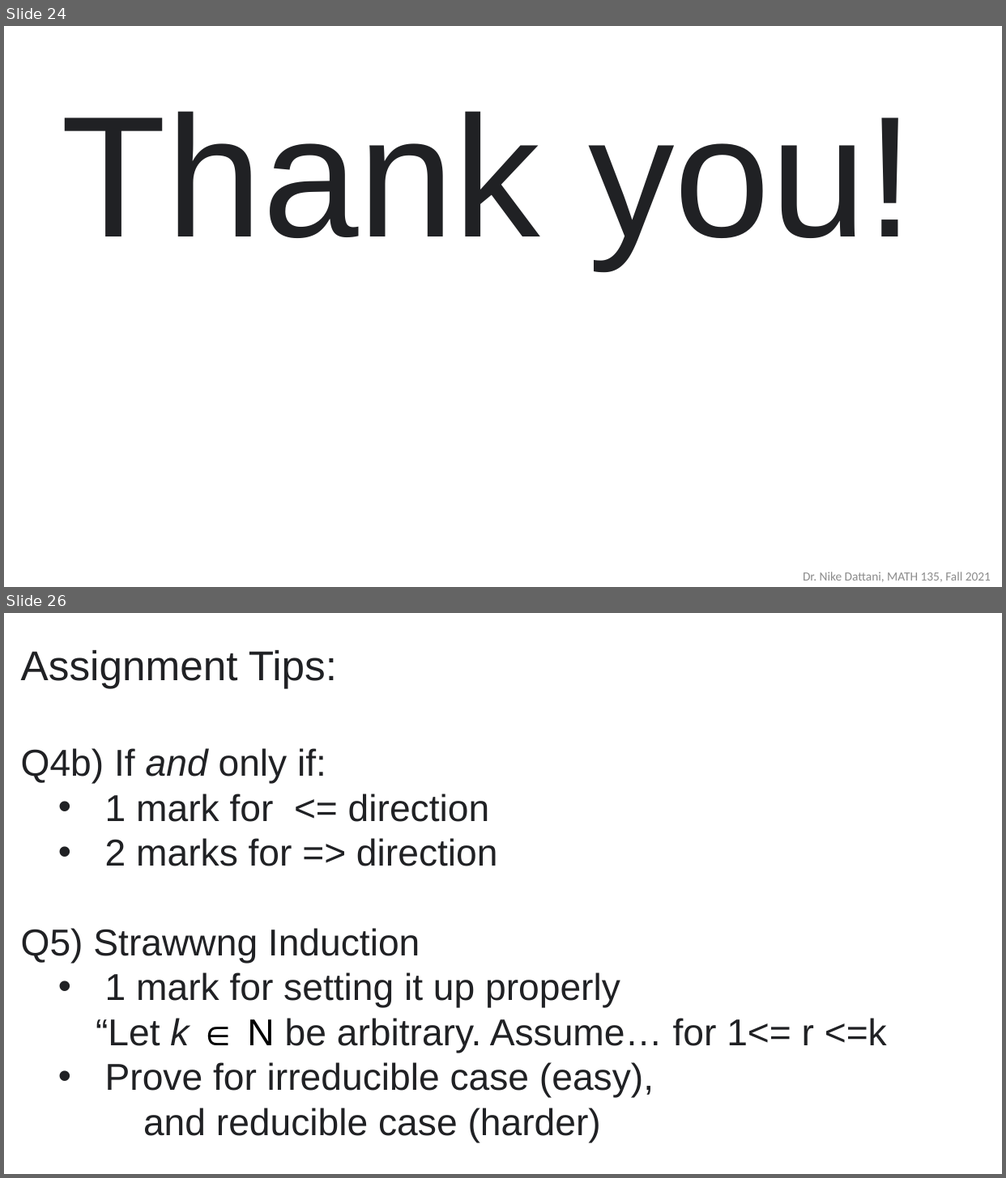
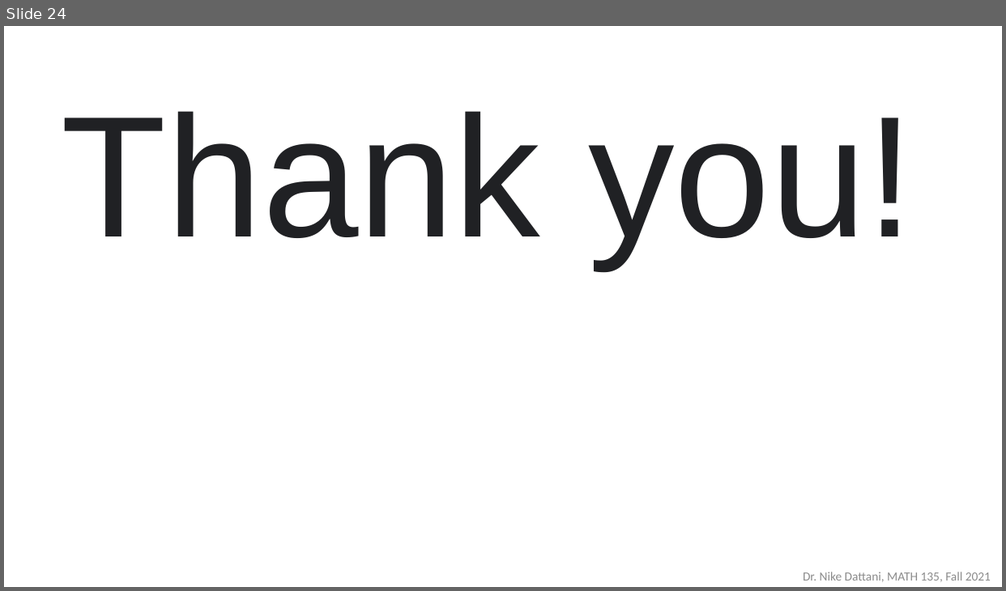
Before and after one commit to ndattani/Lecture_Notes, a slide deck: University_of_Waterloo/Fall_2021/MATH135/UW_Fall2021_MATH135_Lecture26.pptx. Shown one above the other, each under a label of ours: slides 24 and 26 before the commit, slide 24 after it; the slides between them are not shown. The pictures are 1006x1178 and 1006x591 pixels, drawn with LibreOffice and Linux fonts; fonts in the diff are those of the drawing. Boxes give left, top, right and bottom in pixels: in the first picture for what was removed or moved away, otherwise in the second. Text is boxed around its words. In the diff, an @@ line names an element or a change of style, - is before the commit and + after.

Commit message:
For lecture 26:
- Removed slides showing reminder for what to include in next lecture, and assignment tips

```diff
--- a/University_of_Waterloo/Fall_2021/MATH135/UW_Fall2021_MATH135_Lecture26.pptx
+++ b/University_of_Waterloo/Fall_2021/MATH135/UW_Fall2021_MATH135_Lecture26.pptx
@@ slide 26 removed at (x1=4, y1=613, x2=1002, y2=1174), background #FFFFFF @@
@@ text removed at (x1=21, y1=649, x2=887, y2=1143) @@
-Assignment Tips:
-Q4b) If and only if:
-  • 1 mark for <= direction
-  • 2 marks for => direction
-Q5) Strawwng Induction
-  • 1 mark for setting it up properly
-    “Let k ∈ N be arbitrary. Assume… for 1<= r <=k
-  • Prove for irreducible case (easy),
-  and reducible case (harder)
```
Also in this commit, not shown: 2 other slides removed, 1 other file.
